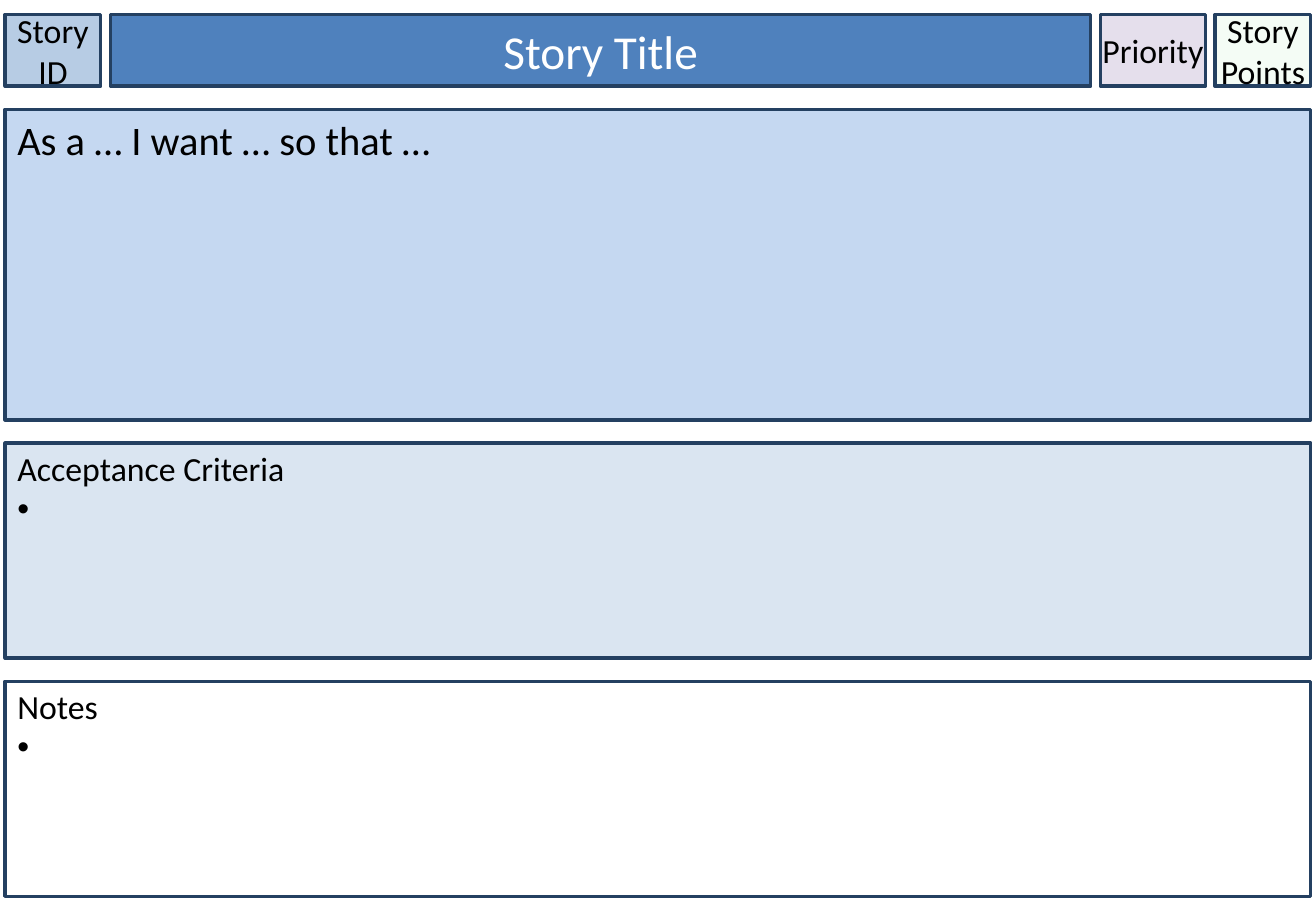
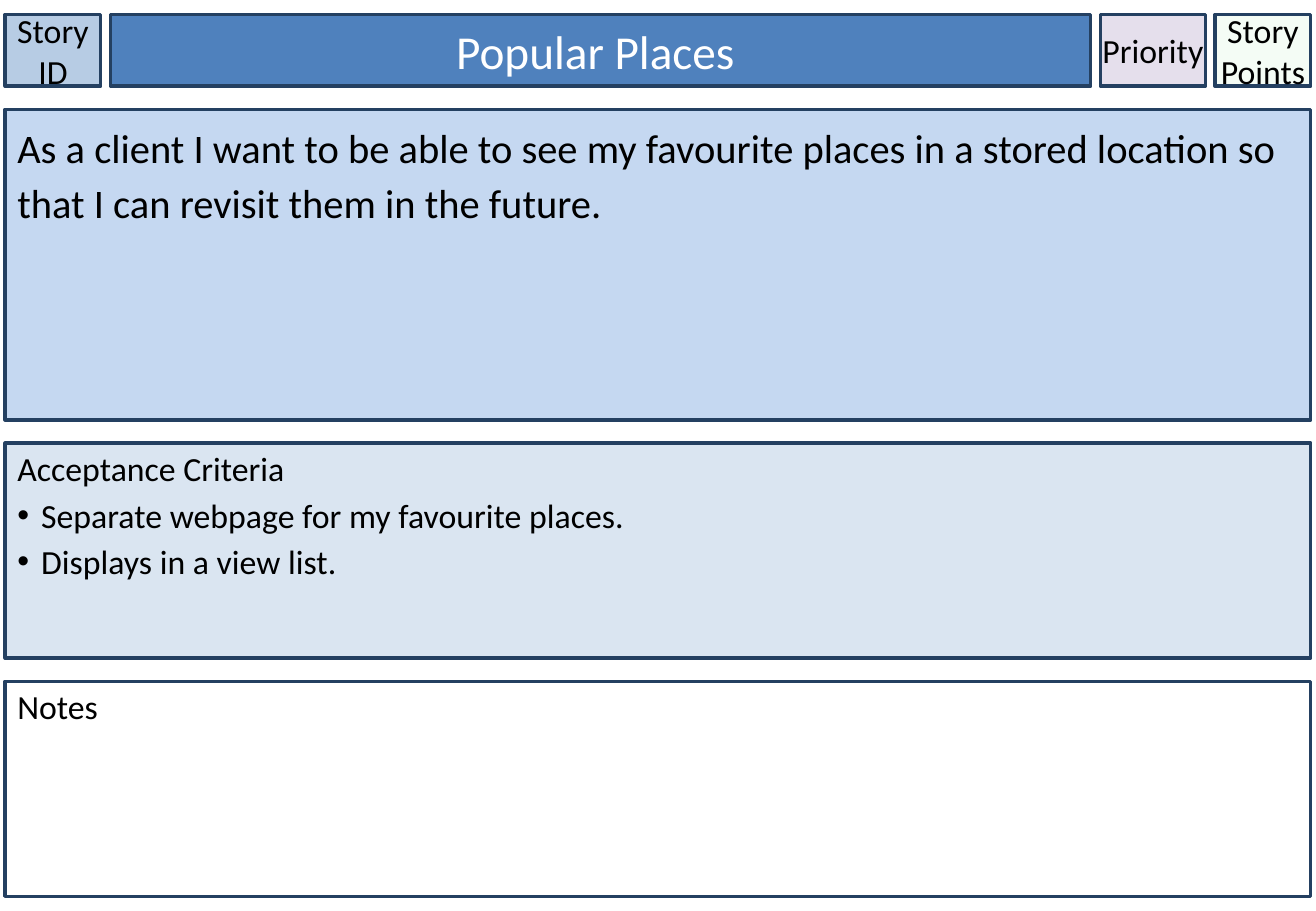
Before and after one commit to lowejosh/Django-landmarks, a slide deck: slide 29 of Story Cards.pptx (slide 3 before the commit). Drawn at 1316x911 pixels with LibreOffice and Linux fonts; fonts in the diff are those of the drawing. Boxes give left, top, right and bottom in pixels: in the first picture for what was removed or moved away, otherwise in the second. Text is boxed around its words. In the diff, an @@ line names an element or a change of style, - is before the commit and + after.

```diff
--- a/Story Cards.pptx
+++ b/Story Cards.pptx
@@ text in rectangle at (x1=456, y1=36, x2=735, y2=77): text changed @@
-Story Title
+Popular Places
@@ text in rectangle at (x1=17, y1=135, x2=1275, y2=219): text changed @@
-As a … I want … so that …
+As a client I want to be able to see my favourite places in a stored location so that I can revisit them in the future.
@@ text in rectangle at (x1=41, y1=504, x2=623, y2=580): paragraphs added @@
+• Separate webpage for my favourite places.
+• Displays in a view list.
```
Also in this commit, not shown: 2 other slides changed, 29 slides added, 1 other file.
